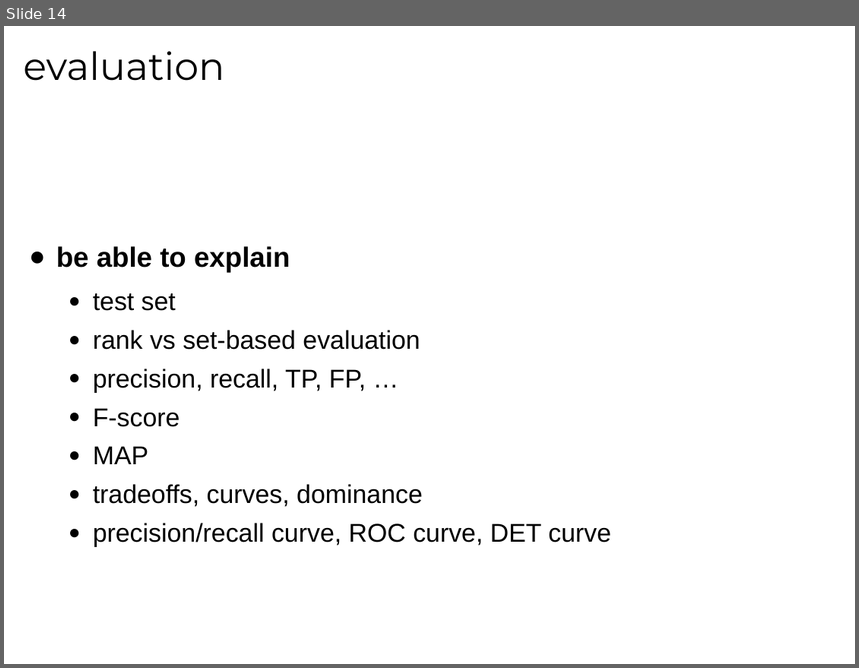
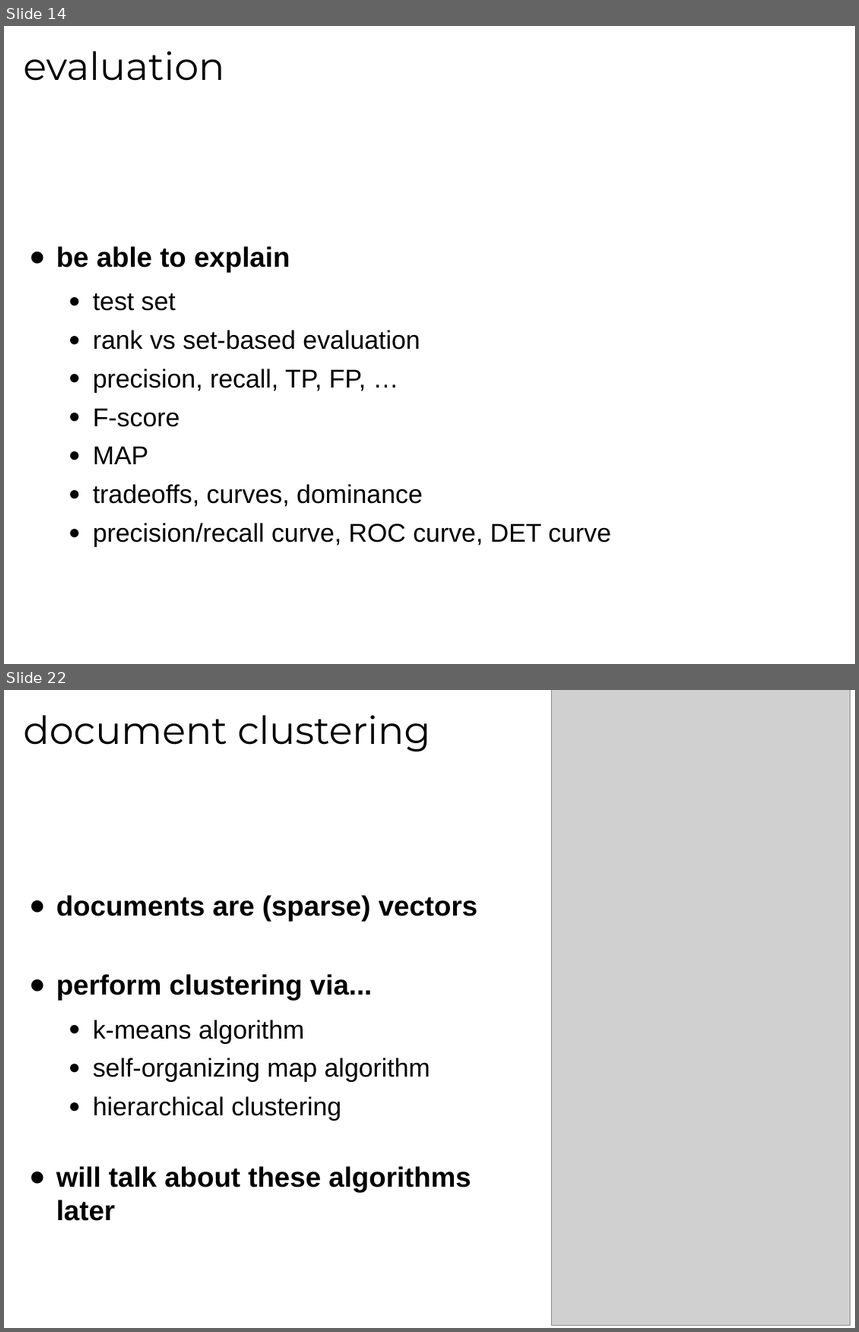
Before and after one commit to tmbdev-teaching/teaching-mmir, a slide deck: 01-ir.odp. Shown one above the other, each under a label of ours: slide 14 before the commit, slides 14 and 22 after it; the slides between them are not shown. The pictures are 859x668 and 859x1332 pixels, drawn with LibreOffice and Linux fonts; fonts in the diff are those of the drawing; grey boxes stand for pictures. Boxes give left, top, right and bottom in pixels: in the first picture for what was removed or moved away, otherwise in the second. Text is boxed around its words. In the diff, an @@ line names an element or a change of style, - is before the commit and + after.

```diff
--- a/01-ir.odp
+++ b/01-ir.odp
@@ slide 22 added at (4, 690, 855, 1328), background #FFFFFF @@
@@ picture added at (553, 690, 851, 1326) @@
@@ title added at (23, 715, 430, 752), 36 pt, text #000000 @@
+document clustering
@@ text added at (56, 895, 477, 1221), 26 pt, text #000000, bold @@
+● documents are (sparse) vectors
+● perform clustering via...
+  ● k-means algorithm
+  ● self-organizing map algorithm
+  ● hierarchical clustering
+● will talk about these algorithms later
```
Also in this commit, not shown: 11 other slides added.
